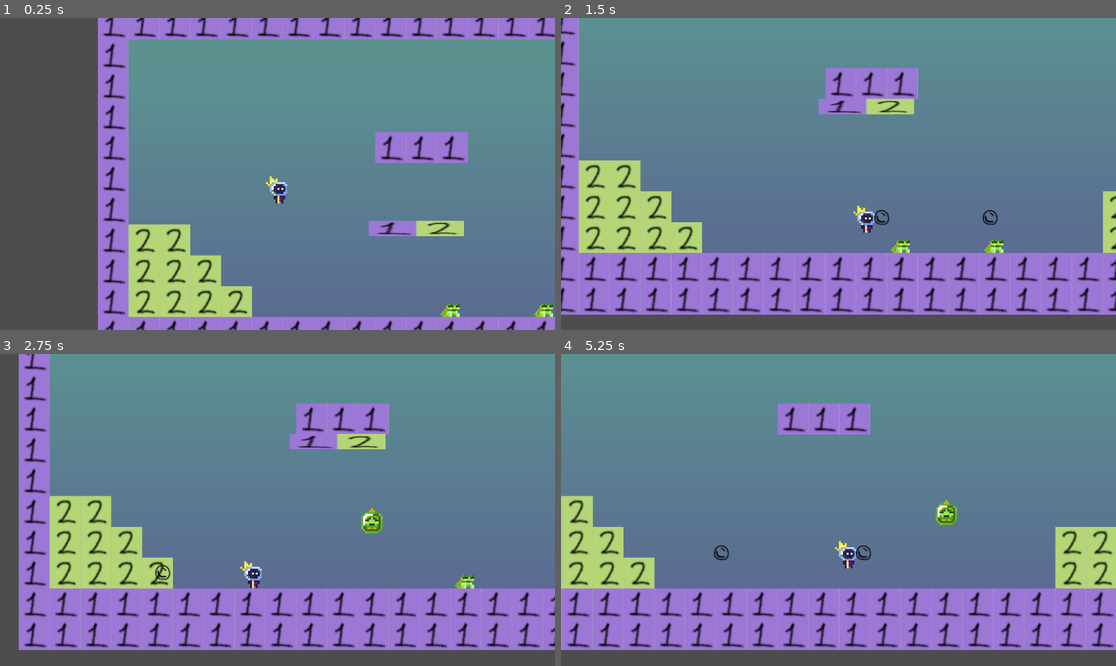
Above: before the commit, frames 1-4 (two rows, left to right).
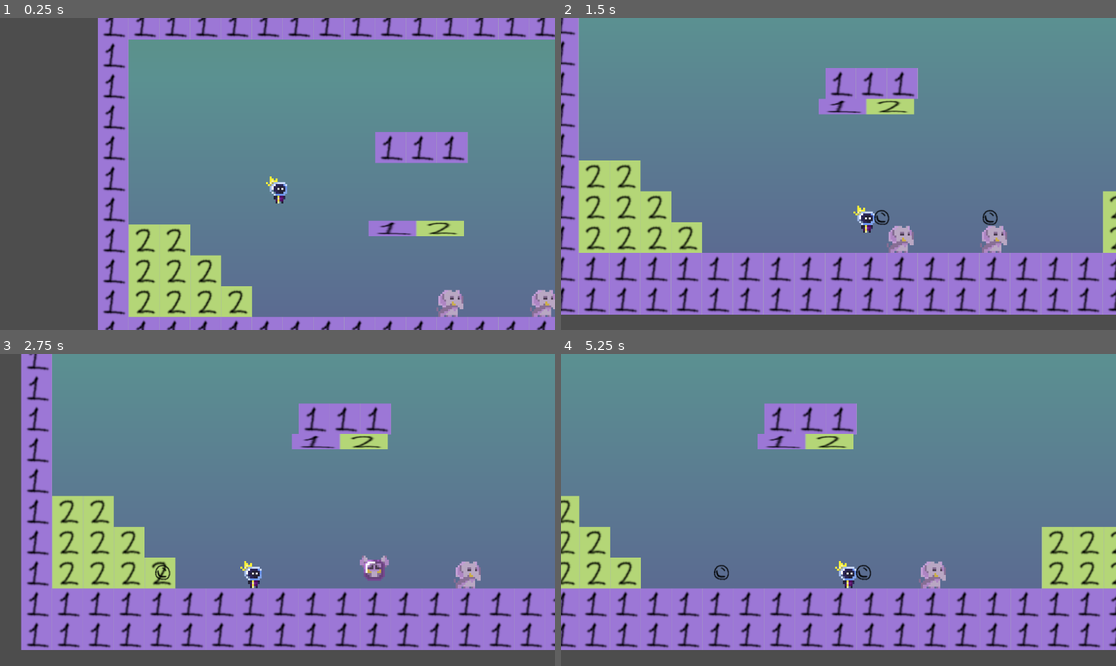
Above: after the commit, the same moments.

Repository: signal8/BubbleWizard
Game: Godot game, scene res://Scenes/garden.tscn
Two runs of this game, one before a commit and one after it. Both use one fixed random seed, a clock stepped at 60 frames per second and the inputs below.
Inputs:
- Up to frame 1 (0.25 s): no input
- Up to frame 2 (1.5 s): hold Right (right) from 0.53 s (still down); tap Z (bubble) at 0.6, 1.35 s; tap Up (jump) at 0.77 s
- Up to frame 3 (2.75 s): tap Up (jump) at 1.52 s; release Right (right) at 2.03 s; hold Left (left) from 2.03 s (still down); tap Z (bubble) at 2.1 s
- Up to frame 4 (5.25 s): release Left (left) at 2.78 s; hold Right (right) 2.78-4.28 s; tap Z (bubble) every 0.75 s from 2.85 to 5.1 s; tap Up (jump) at 3.02, 3.77, 4.52 s; hold Left (left) 4.28-5.03 s; hold Right (right) from 5.03 s (still down)

The runs differ from the first frame. In frame 1, 0.7% of the frame differs, in the area x 78-100%, y 87-96%; in frame 2, 0.7%; in frame 3, 8.6%; in frame 4, 13%, in the area x 0-100%, y 15-95%.

Commit message:
finish bubbles

Diff:
--- a/Scenes/enemy.gd
+++ b/Scenes/enemy.gd
@@ -33,6 +33,7 @@
 var collider
 
 func _ready() -> void:
+	currentType = type
 	match currentType:
 		0: #acid
 			sprite.texture = greenTexture
@@ -62,13 +63,25 @@
 					if collider != null:
 						if collider.get_collider().is_in_group("destructable"):
 							collider.get_collider().queue_free()
+						currentState = state.DEAD
 						queue_free()
 				1:
-					pass
+					if not is_on_floor():
+						velocity += get_gravity() * delta
+						move_and_collide(Vector2(0, velocity.y))
 				2:
-					pass
+					if scale >= Vector2(2,2):
+						currentState = state.DEAD
+						queue_free()
+					else: scale += Vector2(0.05, 0.05)
 				3:
-					pass
+					collider = move_and_collide(Vector2(0, -delta * 4))
+					if collider != null:
+						print_debug(collider)
+						if collider.get_collider().is_in_group("player"):
+							collider.get_collider().propel()
+							currentState = state.DEAD
+							queue_free()
 		state.DEAD: #Dead
 			pass
 
@@ -87,6 +100,7 @@
 	bubbleCollision.set_deferred("disabled", false)
 	velocity = Vector2.ZERO
 	currentState = 1
+	position.y -= 10
 
 
 ### DANGER ZONE
--- a/Scenes/enemy.tscn
+++ b/Scenes/enemy.tscn
@@ -1,9 +1,14 @@
-[gd_scene load_steps=7 format=3 uid="uid://b7f7kximqjrij"]
+[gd_scene load_steps=12 format=3 uid="uid://b7f7kximqjrij"]
 
 [ext_resource type="Script" path="res://Scenes/enemy.gd" id="1_h2nde"]
 [ext_resource type="Texture2D" uid="uid://ckumjkorgx3tq" path="res://Art/frog1.png" id="2_24xor"]
 [ext_resource type="Texture2D" uid="uid://d2msnqcdyekb1" path="res://Art/shrimp1.png" id="3_hndbo"]
 [ext_resource type="Texture2D" uid="uid://dg7gcxigak2fi" path="res://Art/frog2.png" id="4_eu8pi"]
+[ext_resource type="Texture2D" uid="uid://cdcwar3wffc57" path="res://Art/squid1.png" id="4_ipu0l"]
+[ext_resource type="Texture2D" uid="uid://ccg3jd4bg8gbu" path="res://Art/ele1.png" id="5_lhq44"]
+[ext_resource type="Texture2D" uid="uid://cuqnodxrvo16q" path="res://Art/shrimp2.png" id="7_s5dxe"]
+[ext_resource type="Texture2D" uid="uid://txij5hvnyv0e" path="res://Art/squid2.png" id="8_4yoc2"]
+[ext_resource type="Texture2D" uid="uid://ctal4bqdxsw01" path="res://Art/ele2.png" id="9_031bh"]
 
 [sub_resource type="RectangleShape2D" id="RectangleShape2D_e35f5"]
 size = Vector2(40, 28)
@@ -18,7 +23,12 @@
 script = ExtResource("1_h2nde")
 greenTexture = ExtResource("2_24xor")
 brownTexture = ExtResource("3_hndbo")
+redTexture = ExtResource("4_ipu0l")
+purpleTexture = ExtResource("5_lhq44")
 greenTextureBubble = ExtResource("4_eu8pi")
+brownTextureBubble = ExtResource("7_s5dxe")
+redTextureBubble = ExtResource("8_4yoc2")
+purpleTextureBubble = ExtResource("9_031bh")
 
 [node name="CollisionShape2D" type="CollisionShape2D" parent="."]
 position = Vector2(0, 18)
--- a/Scenes/garden.tscn
+++ b/Scenes/garden.tscn
@@ -1,9 +1,8 @@
-[gd_scene load_steps=9 format=4 uid="uid://d2s8rrvira0ci"]
+[gd_scene load_steps=8 format=4 uid="uid://d2s8rrvira0ci"]
 
 [ext_resource type="PackedScene" uid="uid://c6g21h30k2ahx" path="res://Scenes/player.tscn" id="1_68wpw"]
 [ext_resource type="PackedScene" uid="uid://b7f7kximqjrij" path="res://Scenes/enemy.tscn" id="2_i6j0c"]
 [ext_resource type="Texture2D" uid="uid://crn2qdwi04qi3" path="res://Art/dietcoke_color1.png" id="3_u4atn"]
-[ext_resource type="Texture2D" uid="uid://eull2r2fjy6w" path="res://Art/monster-placeholder.png" id="4_0megc"]
 [ext_resource type="Texture2D" uid="uid://1a3tny0bocne" path="res://Art/tile-placeholder.png" id="6_eq0d1"]
 [ext_resource type="PackedScene" uid="uid://ct5mp44fr8k0w" path="res://Scenes/moving_platform.tscn" id="7_8dfoo"]
 
@@ -36,11 +35,11 @@
 
 [node name="Enemy" parent="." instance=ExtResource("2_i6j0c")]
 position = Vector2(865, 517)
-redTexture = ExtResource("4_0megc")
+type = 3
 
 [node name="Enemy2" parent="." instance=ExtResource("2_i6j0c")]
 position = Vector2(671, 516)
-redTexture = ExtResource("4_0megc")
+type = 3
 
 [node name="MovingPlatform" parent="." instance=ExtResource("7_8dfoo")]
 position = Vector2(597, 435)
--- a/Scenes/player.gd
+++ b/Scenes/player.gd
@@ -37,3 +37,8 @@
 	var b = bubble.instantiate()
 	add_child(b)
 	b.direction = d
+
+
+func propel():
+	velocity.y -= 9000
+	print_debug("LAUNCH")
--- a/Scenes/player.tscn
+++ b/Scenes/player.tscn
@@ -42,7 +42,7 @@
 "speed": 5.0
 }]
 
-[node name="Player" type="CharacterBody2D"]
+[node name="Player" type="CharacterBody2D" groups=["player"]]
 script = ExtResource("1_s06i6")
 bubble = ExtResource("2_0au1k")
 
--- a/project.godot
+++ b/project.godot
@@ -18,6 +18,7 @@
 [global_group]
 
 destructable=""
+player=""
 
 [input]
 
Binary file added: Art/ele1.png
Not shown, added: Art/ele1.png.import
Binary file added: Art/ele2.png
Not shown, added: Art/ele2.png.import
